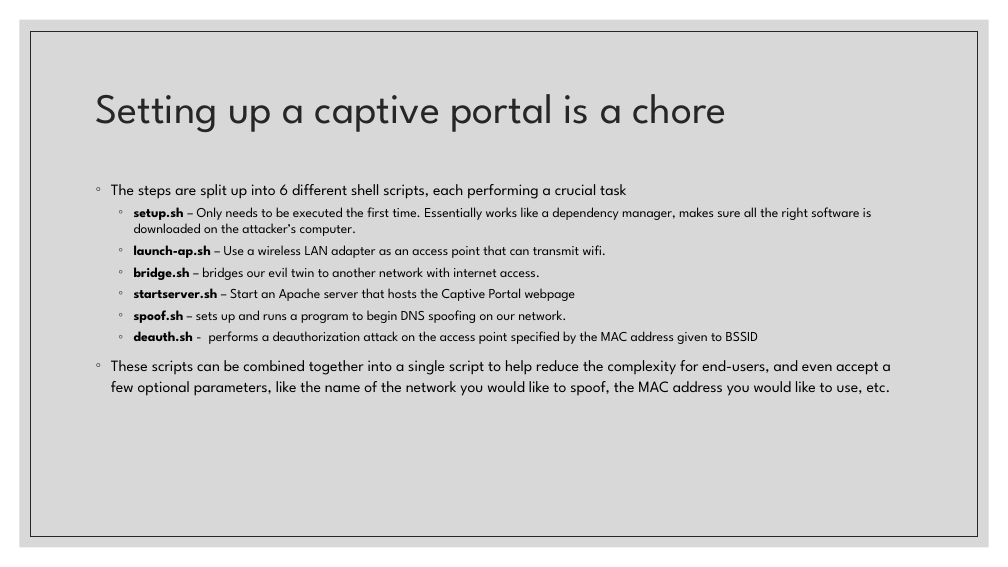
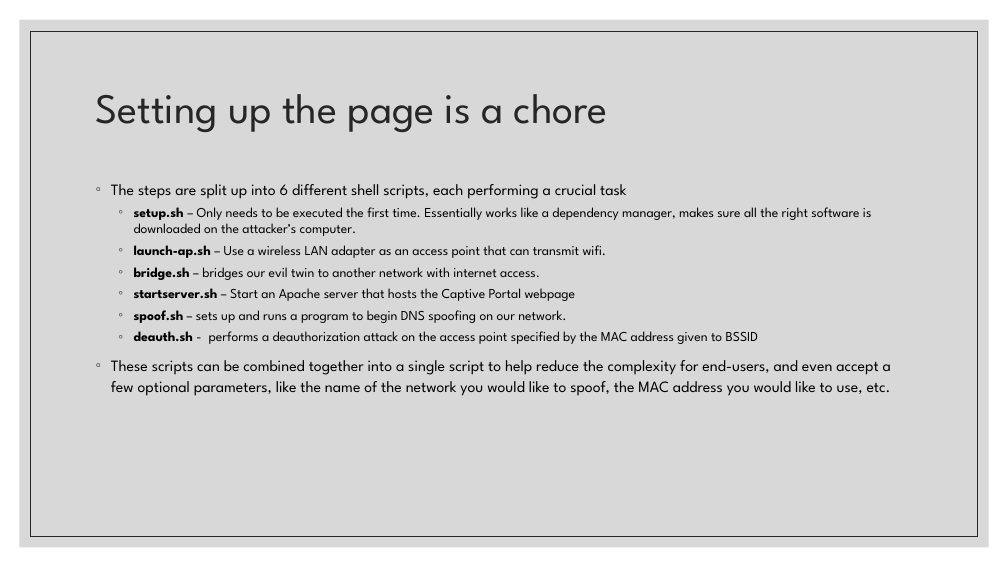
Before and after one commit to JulianKeller/cs425-backdoor, a slide deck: slide 5 of Documents/Remote_attacks_and_backdoors.pptx. Drawn at 1008x567 pixels with LibreOffice and Linux fonts; fonts in the diff are those of the drawing. Boxes give left, top, right and bottom in pixels: in the first picture for what was removed or moved away, otherwise in the second. Text is boxed around its words. In the diff, an @@ line names an element or a change of style, - is before the commit and + after.

```diff
--- a/Documents/Remote_attacks_and_backdoors.pptx
+++ b/Documents/Remote_attacks_and_backdoors.pptx
@@ title at (96, 94, 608, 132): text changed @@
-Setting up a captive portal is a chore
+Setting up the page is a chore
```
Also in this commit, not shown: 8 other slides changed.
